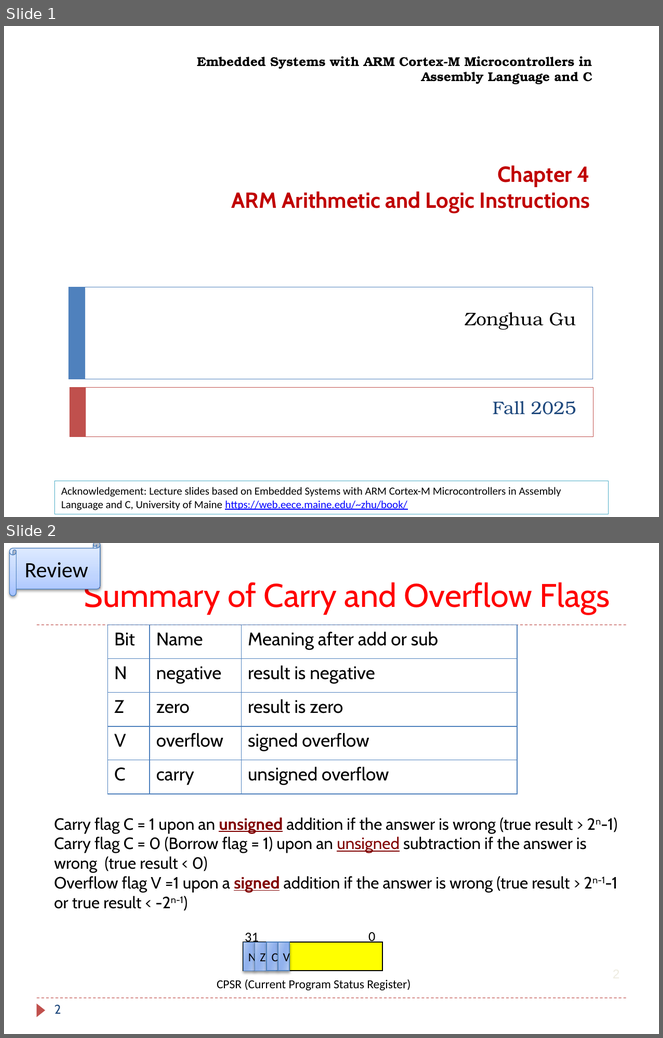
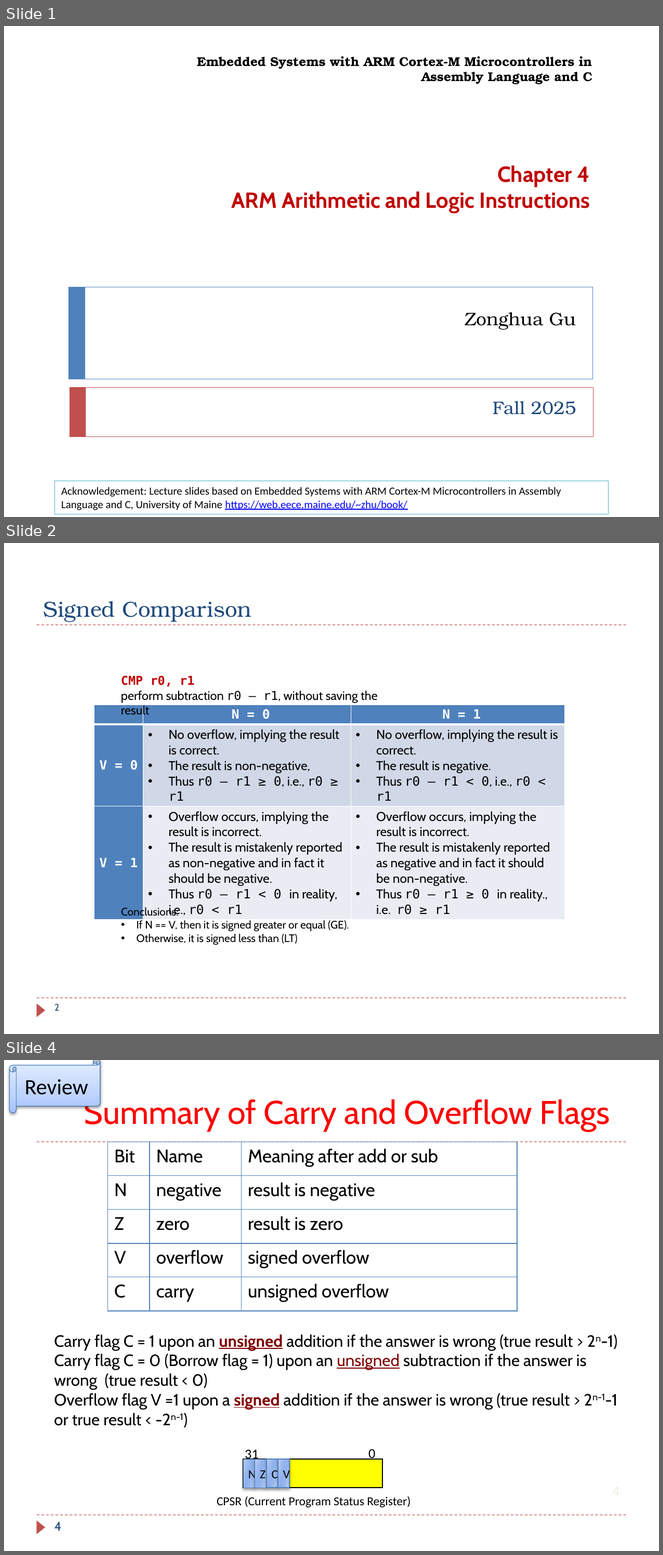
Before and after one commit to guhofstra/CSC111Fa25, a slide deck: PPTs/ZDELETED.pptx. Shown one above the other, each under a label of ours: slides 1 and 2 before the commit, slides 1, 2 and 4 after it; the slides between them are not shown. The pictures are 663x1038 and 663x1555 pixels, drawn with LibreOffice and Linux fonts; fonts in the diff are those of the drawing. Boxes give left, top, right and bottom in pixels: in the first picture for what was removed or moved away, otherwise in the second. Text is boxed around its words. In the diff, an @@ line names an element or a change of style, - is before the commit and + after.

```diff
--- a/PPTs/ZDELETED.pptx
+++ b/PPTs/ZDELETED.pptx
@@ slide 2 added at (x1=4, y1=543, x2=659, y2=1034), background #FFFFFF; not listed: 3 template elements that a slide beside it also shows @@
@@ title added at (x1=43, y1=601, x2=252, y2=622), 24 pt, text #1F497D @@
+Signed Comparison
@@ text added at (x1=121, y1=676, x2=378, y2=703), 13.5 pt, text #000000 @@
+CMP r0, r1
+perform subtraction r0 – r1, without saving the result
@@ table added at (x1=94, y1=705, x2=566, y2=918), 3 rows, 3 columns @@
+ | N = 0 | N = 1
+V = 0 | No overflow, implying the result is correct. / The result is non-negative, / Thus r0 – r1 ≥ 0, i.e., r0 ≥ r1 | No overflow, implying the result is correct. / The result is negative. / Thus r0 – r1 < 0, i.e., r0 < r1
+V = 1 | Overflow occurs, implying the result is incorrect. / The result is mistakenly reported as non-negative and in fact it should be negative. / Thus r0 – r1 < 0 in reality, i.e., r0 < r1 | Overflow occurs, implying the result is incorrect. / The result is mistakenly reported as negative and in fact it should be non-negative. / Thus r0 – r1 ≥ 0 in reality., i.e. r0 ≥ r1
@@ text added at (x1=121, y1=907, x2=349, y2=945), 12 pt, text #000000 @@
+Conclusions:
+• If N == V, then it is signed greater or equal (GE).
+• Otherwise, it is signed less than (LT)
@@ page number added at (x1=54, y1=1004, x2=60, y2=1011), 10.5 pt, text #1F497D @@
+2
@@ what was slide 2 is now slide 4 @@
@@ page number at (x1=54, y1=1522, x2=62, y2=1531): text changed @@
-2
+4
```
Also in this commit, not shown: 1 slide changed, 1 other slide added, 9 other files.
